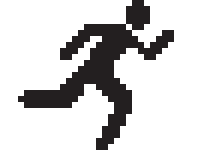
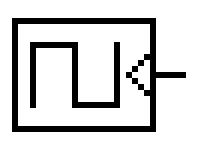
Layered file, before and after one edit (198x150). Changes by layer:
hid "Layer 1" over [18, 0, 174, 150]
added layer "Layer 3" above "Swith Icon" over [12, 18, 186, 132]
